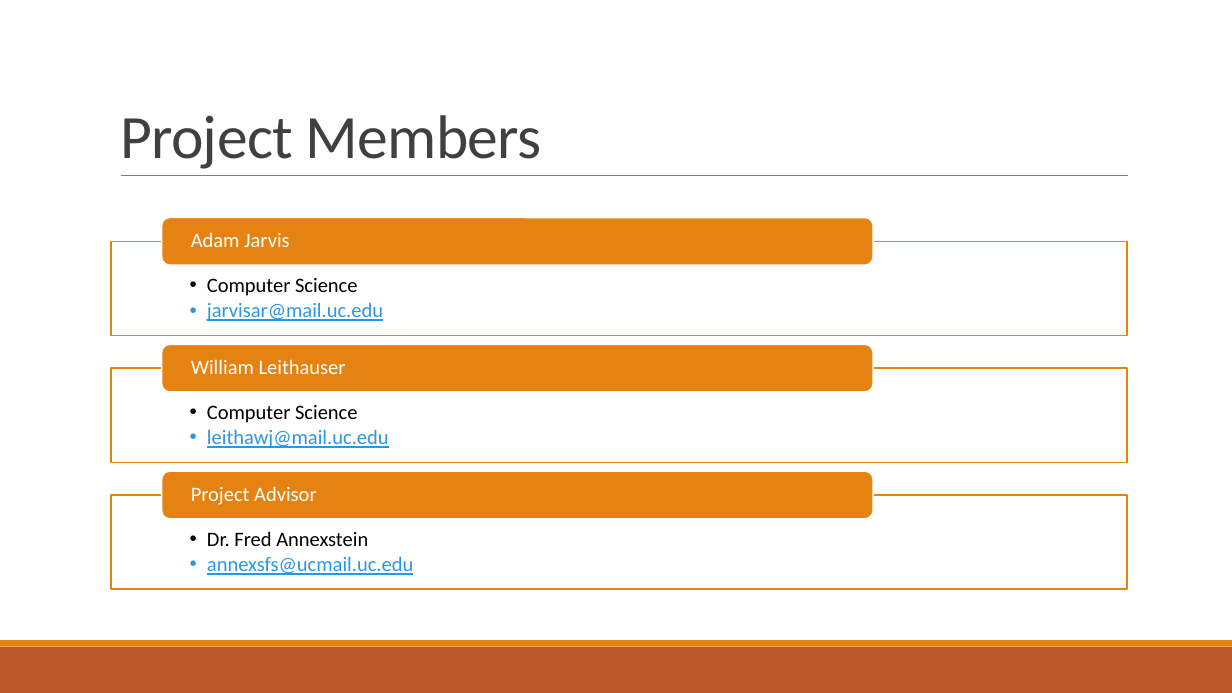
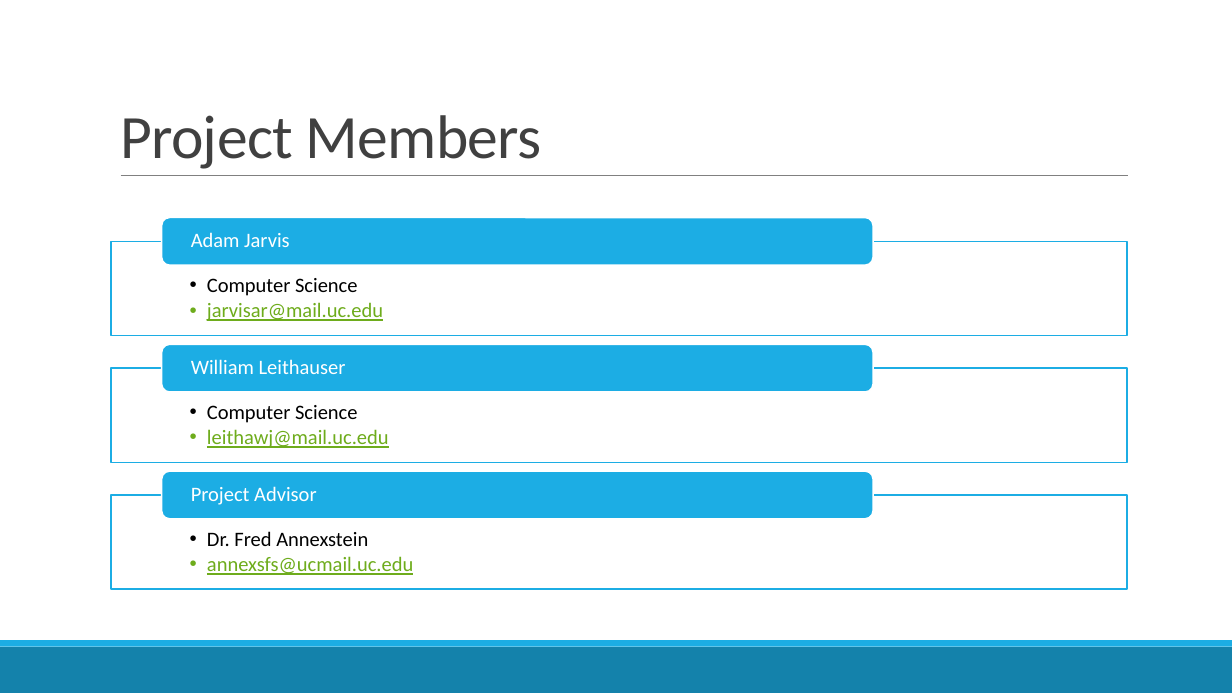
Before and after one commit to jarvisar/senior-design, a slide deck: slide 2 of Final Project Presentation.pptx. Drawn at 1232x693 pixels with LibreOffice and Linux fonts; fonts in the diff are those of the drawing. Boxes give left, top, right and bottom in pixels: in the first picture for what was removed or moved away, otherwise in the second. Text is boxed around its words. In the diff, an @@ line names an element or a change of style, - is before the commit and + after.

```diff
--- a/Final Project Presentation.pptx
+++ b/Final Project Presentation.pptx
@@ text at <box>207,302,383,321</box>: text colour #2998E3 to #6EAC1C in "jarvisar@mail.uc.edu" @@
@@ text at <box>207,429,389,448</box>: text colour #2998E3 to #6EAC1C in "leithawj@mail.uc.edu" @@
@@ fill #E48312 to #1CADE4 in 4 elements at <box>0,640,1232,647</box>, <box>162,217,873,265</box>, <box>162,345,873,393</box>, <box>162,471,873,519</box> @@
@@ outline #E48312 1.25 pt to #1CADE4 1.25 pt in 3 elements at <box>111,241,1128,335</box>, <box>111,368,1128,462</box>, <box>111,495,1128,590</box> @@
@@ text at <box>207,556,413,575</box>: text colour #2998E3 to #6EAC1C in "annexsfs@ucmail.uc.edu" @@
@@ rectangle at <box>0,647,1232,693</box>: fill #BD582C to #1482AB @@
```
Also in this commit, not shown: 9 other slides changed.
